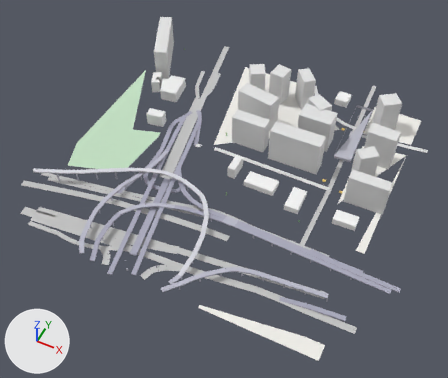
What one commit did to the glTF model white-model-six-districts/chunks/116_87_high.glb.
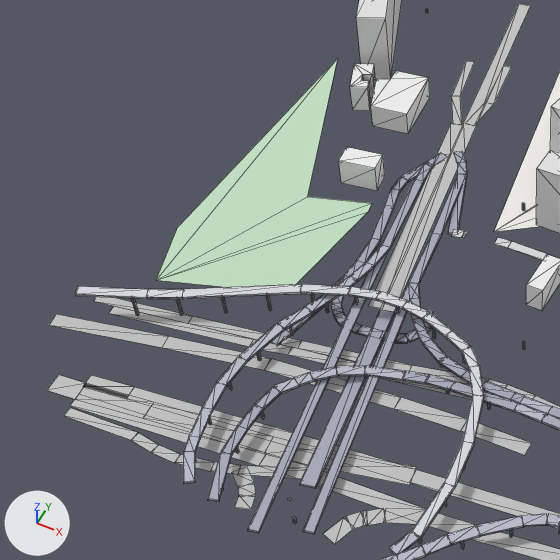
The first picture shows the older version from a 50 mm lens placed at (-1445.0, 6627.0, 711.0), pointed at (-1736.0, 7209.0, -16.0). The close-ups show the older and then the newer version on the part from 0% to 54% of the width and 12% to 76% of the height of that picture. Only the edits that show in the close-ups are written down. Arrows for +X, +Y and +Z are at lower left; the lights stay in place. The close-ups show mesh edges as thin lines. Vertices at exactly the same position are counted once.
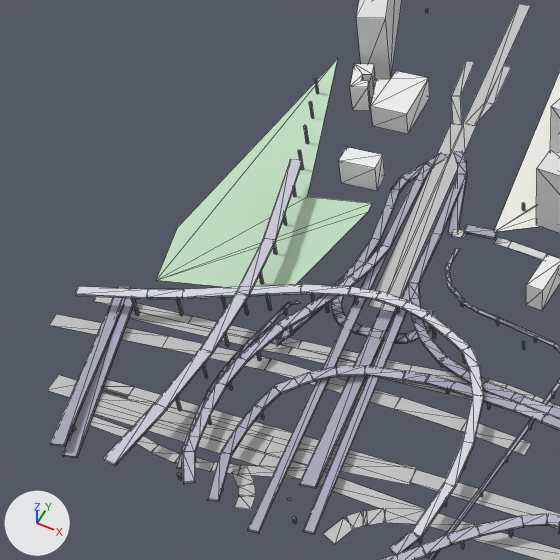
What differs and where, as boxes [x1, y1, x2, y2] in the close-ups (560 x 560 px):
part 1 of me_mesh_0, added
    after: [447, 248, 460, 263]
part 2 of me_mesh_0, added
    after: [446, 276, 452, 287]
part 3 of me_mesh_0, added
    after: [453, 290, 465, 304]
part 4 of me_mesh_0, added
    after: [462, 301, 473, 308]
part 5 of me_mesh_0, added
    after: [196, 390, 211, 413]
part 6 of me_mesh_0, added
    after: [208, 370, 225, 391]
part 7 of me_mesh_0, added
    after: [222, 358, 235, 371]
part 8 of me_mesh_0, added
    after: [232, 343, 250, 359]
part 9 of me_mesh_0, added
    after: [246, 321, 273, 345]
part 10 of me_mesh_0, added
    after: [270, 303, 291, 323]
part 11 of me_mesh_0, added
    after: [103, 403, 166, 466]
part 12 of me_mesh_0, added
    after: [155, 348, 212, 410]
part 13 of me_mesh_0, added
    after: [200, 292, 249, 354]
part 14 of me_mesh_0, added
    after: [50, 78, 319, 481]
part 15 of me_mesh_0, added
    after: [427, 225, 560, 560]

What changed in the scene script:
```text
Change me_mesh_0:
    remove me_mesh_0.from_pydata(...)  # 2023 vertices, 2072 faces; spans x -2023.0..-1437.0, y 6988.0..7554.0, z -14.0..51.0
    add me_mesh_0.from_pydata(...)  # 2643 vertices, 2779 faces; spans x -2023.0..-1437.0, y 6956.0..7554.0, z -14.0..51.0
    me_mesh_0 part 1: the loose piece of 8 vertices spanning x -1831.0..-1814.0, y 7209.0..7262.0, z -9.0..-5.0 is copied, and the copy is multiplied about its middle by the matrix ((0.422, -0.008, -0.022), (0.012, 0.412, 0.096), (0.02, -0.097, 0.411)), then moved by (15.0, 13.0, -2.0); it spans x -1811.0..-1803.0, y 7238.0..7259.0, z -13.0..-5.0
    me_mesh_0 part 2: the loose piece of 8 vertices spanning x -1831.0..-1814.0, y 7209.0..7262.0, z -9.0..-5.0 is copied, and the copy is scaled about its middle by (0.488, 0.15, 0.158), then moved by (26.0, -13.0, 1.0); it spans x -1800.0..-1792.0, y 7217.0..7227.0, z -6.0..-5.0
    me_mesh_0 part 3: the loose piece of 8 vertices spanning x -1813.0..-1795.0, y 7179.0..7199.0, z -7.0..-3.0 is copied, and the copy is multiplied about its middle by the matrix ((0.546, -0.232, 0.032), (0.233, 0.546, -0.02), (-0.022, 0.031, 0.593)), then moved by (21.0, 24.0, -1.0); it spans x -1789.0..-1777.0, y 7208.0..7217.0, z -6.0..-5.0
    me_mesh_0 part 4: the loose piece of 8 vertices spanning x -1820.0..-1807.0, y 7195.0..7211.0, z -7.0..-5.0 is copied, and the copy is turned 48.4 degrees about the z axis through its middle and scaled by 0.464, then moved by (39.0, 6.0, 0.0); it spans x -1778.0..-1771.0, y 7207.0..7211.0, z -6.0..-5.0
    me_mesh_0 part 5: the loose piece of 8 vertices spanning x -1879.0..-1867.0, y 7026.0..7050.0, z 1.0..3.0 is copied, and the copy is scaled about its middle by (0.531, 0.847, 0.421), then moved by (-12.0, 19.0, -7.0); it spans x -1889.0..-1882.0, y 7048.0..7067.0, z -5.0
    me_mesh_0 part 6: the loose piece of 8 vertices spanning x -1883.0..-1872.0, y 7049.0..7071.0, z 1.0..3.0 is copied, and the copy is scaled about its middle by (0.449, 0.84, 0.421), then moved by (-11.0, 16.0, -7.0); it spans x -1891.0..-1886.0, y 7067.0..7085.0, z -5.0
    me_mesh_0 part 7: the loose piece of 8 vertices spanning x -1883.0..-1876.0, y 7070.0..7094.0, z 1.0..3.0 is copied, and the copy is scaled about its middle by (0.429, 0.5, 0.438), then moved by (-10.0, 8.0, -7.0); it spans x -1891.0..-1888.0, y 7085.0..7097.0, z -6.0..-5.0
    me_mesh_0 part 8: the loose piece of 8 vertices spanning x -1883.0..-1876.0, y 7070.0..7094.0, z 1.0..3.0 is copied, and the copy is scaled about its middle by (0.428, 0.636, 0.408), then moved by (-9.0, 22.0, -7.0); it spans x -1891.0..-1887.0, y 7097.0..7112.0, z -6.0..-5.0
    me_mesh_0 part 9: the loose piece of 8 vertices spanning x -1883.0..-1869.0, y 7094.0..7130.0, z 1.0..3.0 is copied, and the copy is scaled about its middle by (0.431, 0.656, 0.421), then moved by (-11.0, 12.0, -7.0); it spans x -1890.0..-1884.0, y 7112.0..7136.0, z -6.0..-5.0
    me_mesh_0 part 10: the loose piece of 8 vertices spanning x -1878.0..-1862.0, y 7137.0..7190.0, z -13.0..-11.0 is copied, and the copy is turned 4.9 degrees about the z axis through its middle and scaled by 0.379, then moved by (-14.0, -18.0, 7.0); it spans x -1887.0..-1882.0, y 7135.0..7155.0, z -6.0..-5.0
    me_mesh_0 part 11: the loose piece of 8 vertices spanning x -1849.0..-1830.0, y 6993.0..7027.0, z -1.0..2.0 is copied, and the copy is multiplied about its middle by the matrix ((1.321, 0.572, 0.001), (-0.572, 1.321, 0.036), (0.013, -0.033, 1.44)), then moved by (-60.0, -1.0, 9.0); it spans x -1905.0..-1894.0, y 6984.0..7034.0, z 8.0..11.0
    me_mesh_0 part 12: the loose piece of 8 vertices spanning x -1883.0..-1876.0, y 7070.0..7094.0, z 1.0..3.0 is copied, and the copy is scaled about its middle by (1.29, 2.09, 0.97), then moved by (-20.0, -23.0, 8.0); it spans x -1904.0..-1894.0, y 7034.0..7085.0, z 8.0..10.0
    me_mesh_0 part 13: the loose piece of 8 vertices spanning x -1883.0..-1869.0, y 7094.0..7130.0, z 1.0..3.0 is copied, and the copy is turned 18.9 degrees about the z axis through its middle and scaled by 1.48, then moved by (-27.0, -1.0, 8.0); it spans x -1912.0..-1895.0, y 7084.0..7138.0, z 8.0..10.0
    me_mesh_0 part 14: 256 vertices added at x -1997.0..-1866.0, y 6986.0..7363.0, z -13.0..10.0
    me_mesh_0 part 15: 72 vertices added at x -1811.0..-1688.0, y 6956.0..7281.0, z -12.0..-5.0
    other edits to the shape of me_mesh_0 do not show in these pictures
```
